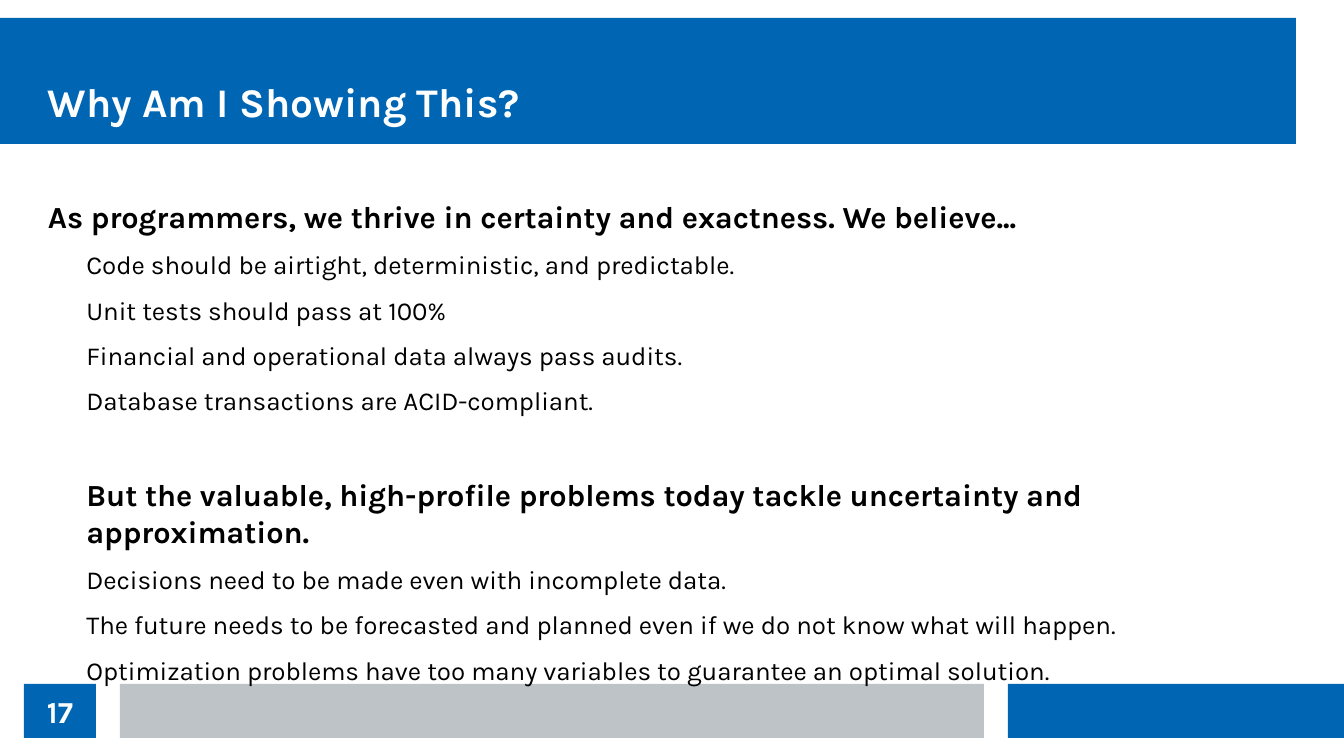
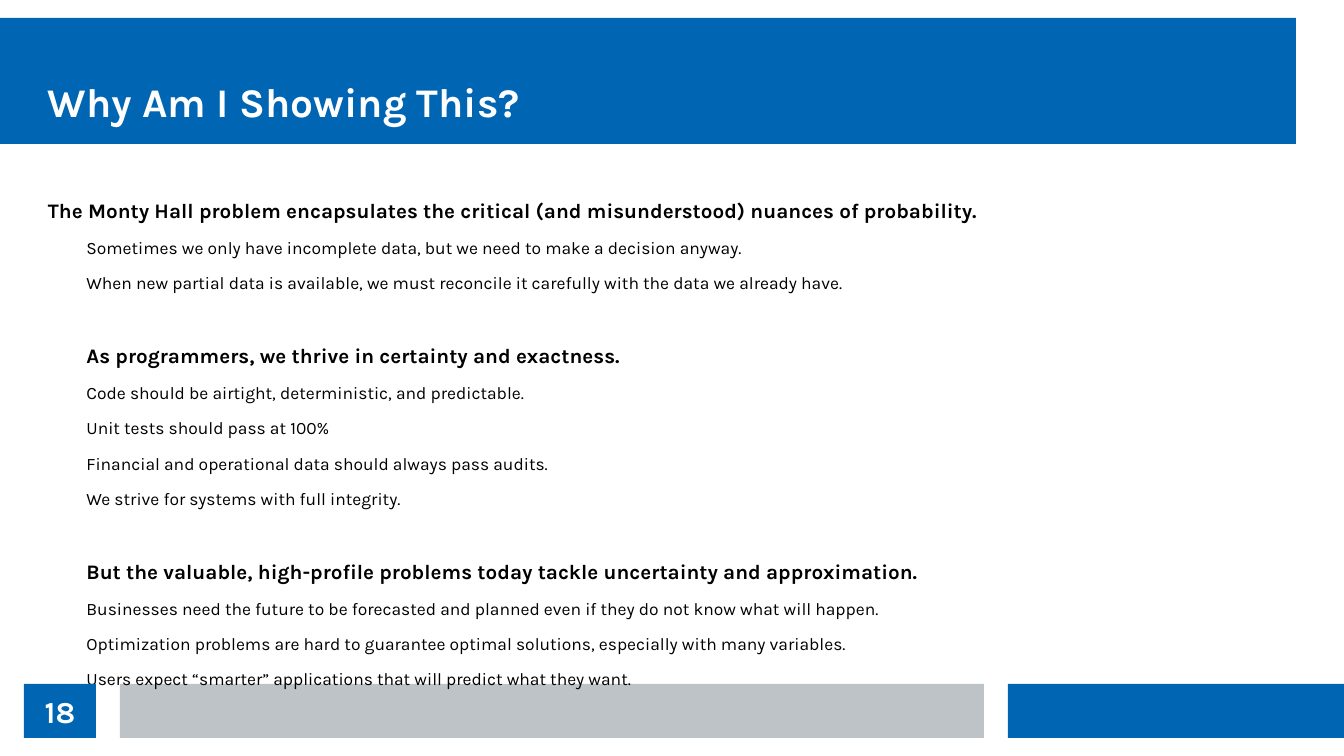
Before and after one commit to thomasnield/kotlin_data_science_talk_ChicagoJUG, a slide deck: slide 18 of kotlin_data_science_talk_chijug_slides.odp (slide 17 before the commit). Drawn at 1344x756 pixels with LibreOffice and Linux fonts; fonts in the diff are those of the drawing. Boxes give left, top, right and bottom in pixels: in the first picture for what was removed or moved away, otherwise in the second. Text is boxed around its words. In the diff, an @@ line names an element or a change of style, - is before the commit and + after.

```diff
--- a/kotlin_data_science_talk_chijug_slides.odp
+++ b/kotlin_data_science_talk_chijug_slides.odp
@@ text at <box>48,202,977,368</box>: text changed; size 18 to 10.3 pt; bold off @@
-As programmers, we thrive in certainty and exactness. We believe...
+The Monty Hall problem encapsulates the critical (and misunderstood) nuances of probability.
+  Sometimes we only have incomplete data, but we need to make a decision anyway.
+  When new partial data is available, we must reconcile it carefully with the data we already have.
+As programmers, we thrive in certainty and exactness.
@@ text at <box>86,387,917,584</box>: size 15.3 to 10.3 pt in "Code should be airtight, deterministic, and predictable.", "Unit tests should pass at 100%"; size 18 to 12.2 pt in "But the valuable, high-profile problems today tackle ..." @@
@@ text at <box>86,458,547,510</box>: text changed; size 15.3 to 10.3 pt @@
-  Financial and operational data always pass audits.
-  Database transactions are ACID-compliant.
+  Financial and operational data should always pass audits.
+  We strive for systems with full integrity.
@@ text at <box>86,603,878,655</box>: text changed; size 15.3 to 10.3 pt @@
-  Decisions need to be made even with incomplete data.
-  The future needs to be forecasted and planned even if we do not know what will happen.
-  Optimization problems have too many variables to guarantee an optimal solution.
+  Businesses need the future to be forecasted and planned even if they do not know what will happen.
+  Optimization problems are hard to guarantee optimal solutions, especially with many variables.
+  Users expect “smarter” applications that will predict what they want.
@@ page number at <box>45,703,76,724</box>: text changed @@
-17
+18
```
Also in this commit, not shown: 3 other slides changed, 4 slides added.
